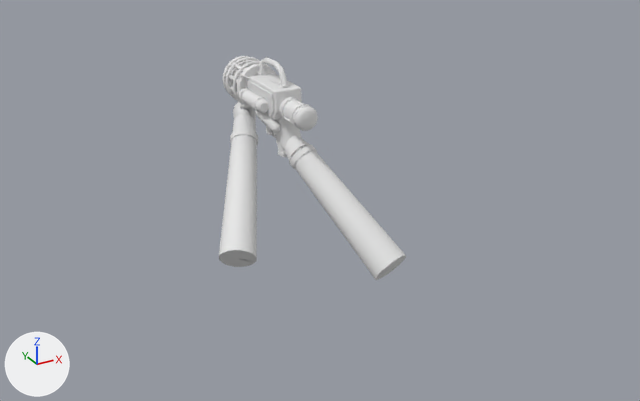
What one commit did to the glTF model models/tools/fp_terrain_laser.glb.
Camera for both pictures: a camera (50 mm lens) standing at (-1.16, -2.59, 1.07) and looking at (0.17, -0.17, -0.14). Every picture has the same lights, and +X, +Y and +Z are marked at lower left. The older version comes first. Where no turn or scale is listed for an object, it has been applied to the vertices. Vertices at exactly the same position are counted once.

The first picture shows 'Body'.
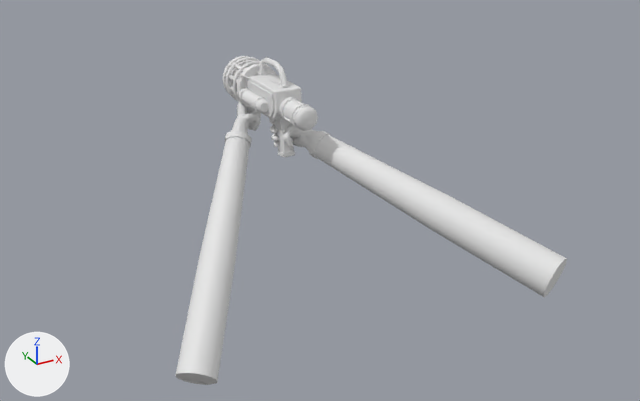
The change, as JSON lines over the scene's bpy script:
```json
{"block": "me_body", "where": "# used by ob_body; location = (0.091, 0.031, 0.146)"}
{"op": "remove", "block": "me_body", "code": "me_body.from_pydata(...)  # 2974 vertices, 5194 faces; spans x -0.384..0.202, y -0.594..0.532, z -0.465..0.172"}
{"op": "add", "block": "me_body", "code": "me_body.from_pydata(...)  # 7023 vertices, 13243 faces; spans x -0.7..0.517, y -0.981..0.919, z -0.732..0.44"}
{"block": "me_body", "change": "me_body part 1: the loose piece of 135 vertices spanning x -0.309..-0.014, y -0.3..0.151, z -0.45..-0.048 is rebuilt with 129 vertices and now spans x -0.348..-0.039, y -0.233..0.133, z -0.47..-0.09"}
{"block": "me_body", "change": "me_body part 2: a new loose piece of 2306 vertices spanning x -0.115..0.037, y 0.061..0.205, z -0.163..-0.003"}
{"block": "me_body", "change": "me_body part 3: a new loose piece of 129 vertices spanning x 0.041..0.343, y -0.632..-0.158, z -0.276..-0.042"}
{"block": "me_body", "change": "me_body part 4: a new loose piece of 38 vertices spanning x 0.23..0.517, y -0.981..-0.563, z -0.39..-0.158, in mat_suit (white #e7e7e7)"}
{"block": "me_body", "change": "me_body part 5: a new loose piece of 38 vertices spanning x -0.538..-0.237, y -0.481..-0.132, z -0.732..-0.373, in mat_suit (white #e7e7e7)"}
{"block": "me_body", "change": "me_body part 6: 1 vertex moved within x 0.006, y -0.044, z -0.019; 783 vertices removed from x -0.082..0.202, y -0.594..0.206, z -0.445..0.172; 2326 vertices added at x -0.041..0.118, y -0.204..-0.04, z -0.131..-0.011"}
{"block": "me_body", "change": "other edits to the shape of me_body do not show in these pictures"}
```

Changed parts and their boxes (x1, y1, x2, y2) in the pictures (640 x 401 px):
```json
{"object": "Body", "change": "reshaped", "before": [219, 56, 406, 280], "after": [175, 56, 567, 385]}
{"part": 1, "of": "me_body", "change": "rebuilt", "before": [219, 115, 258, 267], "after": [200, 131, 252, 258], "on screen": "32% wider, 16% shorter"}
{"part": 2, "of": "me_body", "change": "added", "after": [231, 102, 261, 134]}
{"part": 3, "of": "me_body", "change": "added", "after": [309, 131, 447, 227]}
{"part": 4, "of": "me_body", "change": "added", "after": [427, 194, 567, 297]}
{"part": 5, "of": "me_body", "change": "added", "after": [175, 249, 236, 385]}
{"part": 6, "of": "me_body", "change": "cut back", "before": [233, 101, 406, 280], "after": [270, 118, 320, 151]}
```
